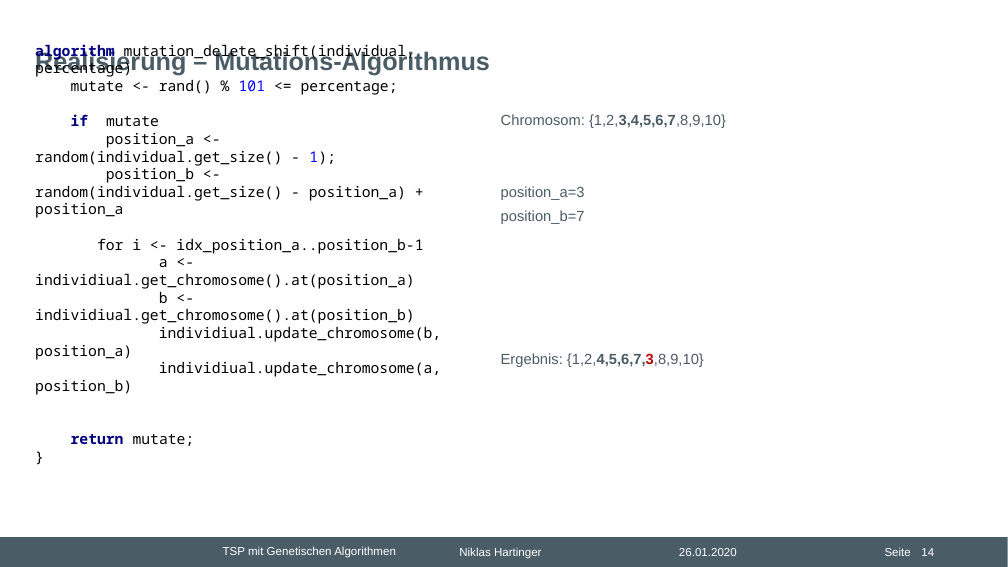
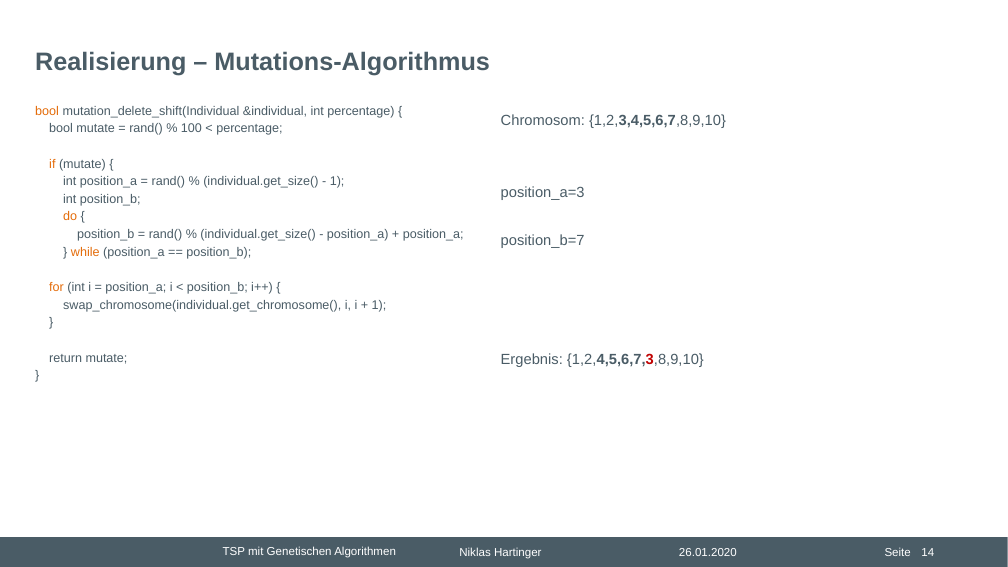
Before and after one commit to nhrt/Genetic-Algorithms, a slide deck: slide 14 of Projektvortrag/Präsentation Projektvortrag.pptx. Drawn at 1008x567 pixels with LibreOffice and Linux fonts; fonts in the diff are those of the drawing; background and template pictures are left out. Boxes give left, top, right and bottom in pixels: in the first picture for what was removed or moved away, otherwise in the second. Text is boxed around its words. In the diff, an @@ line names an element or a change of style, - is before the commit and + after.

```diff
--- a/Projektvortrag/Präsentation Projektvortrag.pptx
+++ b/Projektvortrag/Präsentation Projektvortrag.pptx
@@ text at (x1=35, y1=106, x2=464, y2=364): text changed; size 14 to 12 pt; font Noto Sans Mono to Arial; text colour #000000 to #4A5C66 @@
-algorithm mutation_delete_shift(individual, percentage)
-mutate <- rand() % 101 <= percentage;
-if mutate
-position_a <- random(individual.get_size() - 1);
-position_b <- random(individual.get_size() - position_a) + position_a
-for i <- idx_position_a..position_b-1
-a <- individiual.get_chromosome().at(position_a)
-b <- individiual.get_chromosome().at(position_b)
-individiual.update_chromosome(b, position_a)
-individiual.update_chromosome(a, position_b)
-return mutate;
-}
+bool mutation_delete_shift(Individual &individual, int percentage) {
+bool mutate = rand() % 100 < percentage;
+if (mutate) {
+int position_a = rand() % (individual.get_size() - 1);
+int position_b;
+do {
+position_b = rand() % (individual.get_size() - position_a) + position_a;
+} while (position_a == position_b);
+for (int i = position_a; i < position_b; i++) {
+swap_chromosome(individual.get_chromosome(), i, i + 1);
+}
+return mutate;
+}
```
Also in this commit, not shown: 6 other slides changed, 1 slide removed.
